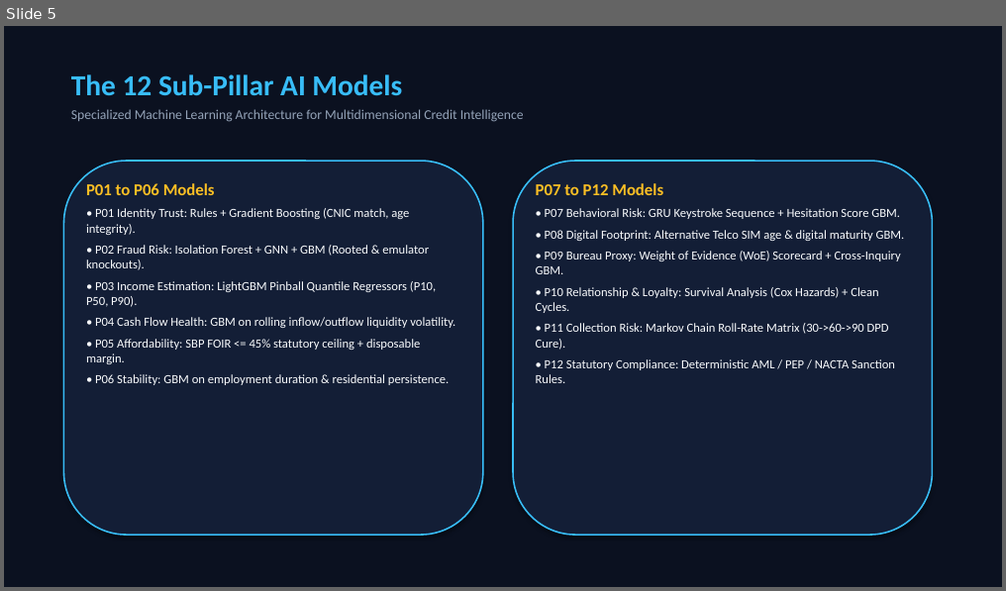
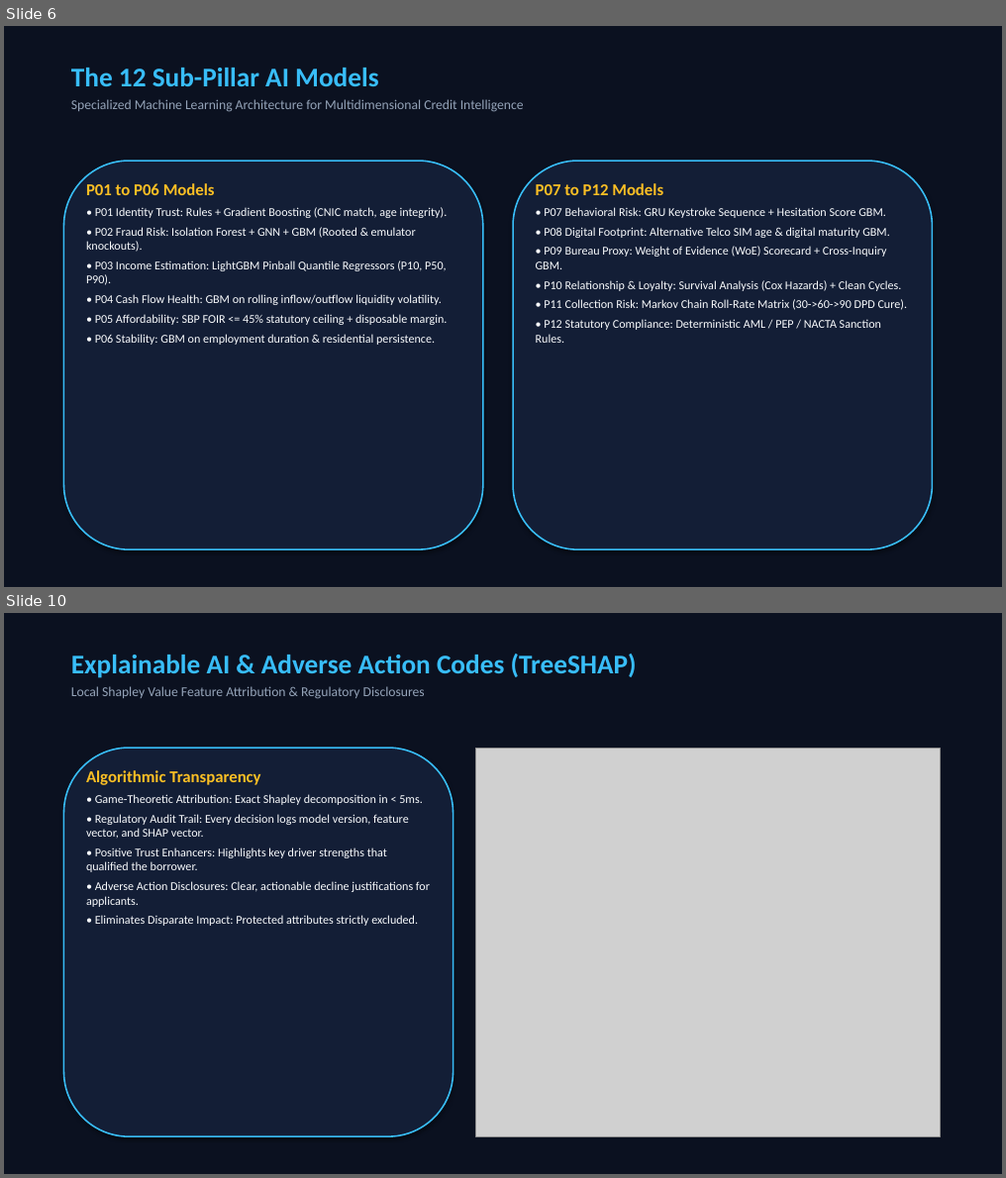
Before and after one commit to khayam1064/AI-CREDIT-SCORING, a slide deck: AI_Credit_Scoring_Conference_Master_Presentation.pptx. Shown one above the other, each under a label of ours: slide 5 before the commit, slides 6 and 10 after it; the slides between them are not shown. The pictures are 1006x591 and 1006x1178 pixels, drawn with LibreOffice and Linux fonts; fonts in the diff are those of the drawing; grey boxes stand for pictures. Boxes give left, top, right and bottom in pixels: in the first picture for what was removed or moved away, otherwise in the second. Text is boxed around its words. In the diff, an @@ line names an element or a change of style, - is before the commit and + after.

Commit message:
Enhance conference presentation with flow.png, ROC curve, grade distribution, IFRS 9, and SHAP charts

```diff
--- a/AI_Credit_Scoring_Conference_Master_Presentation.pptx
+++ b/AI_Credit_Scoring_Conference_Master_Presentation.pptx
@@ slide 10 added at [4,613,1002,1174], background #FFFFFF @@
@@ rectangle added at [4,613,1002,1174], fill #0B1120 @@
@@ text added at [71,654,637,699], 13 pt, text #94A3B8 @@
+Explainable AI & Adverse Action Codes (TreeSHAP)
+Local Shapley Value Feature Attribution & Regulatory Disclosures
@@ rounded rectangle added at [63,748,453,1137], fill #131E36, outline #38BDF8 1.5 pt @@
@@ picture added at [475,748,940,1137] @@
@@ text added at [86,770,430,926], 11.5 pt, text #F8FAFC @@
+Algorithmic Transparency
+• Game-Theoretic Attribution: Exact Shapley decomposition in < 5ms.
+• Regulatory Audit Trail: Every decision logs model version, feature vector, and SHAP vector.
+• Positive Trust Enhancers: Highlights key driver strengths that qualified the borrower.
+• Adverse Action Disclosures: Clear, actionable decline justifications for applicants.
+• Eliminates Disparate Impact: Protected attributes strictly excluded.
@@ what was slide 5 is now slide 6 @@
@@ slide 6 changed as well @@
@@ text "The 12 Sub-Pillar AI Models": place and size @@
-text "The 12 Sub-Pillar AI Models" at [71,75,524,122]
+text "The 12 Sub-Pillar AI Models" at [71,68,524,112]
@@ text at [71,68,378,86]: size 28 to 26 pt in "The 12 Sub-Pillar AI Models" @@
@@ rounded rectangle: place and size @@
-rounded rectangle at [63,161,483,535]
+rounded rectangle at [63,161,483,550]
@@ rounded rectangle: place and size @@
-rounded rectangle at [513,161,933,535]
+rounded rectangle at [513,161,933,550]
@@ text at [86,207,448,345]: size 12 to 11.5 pt; less space between paragraphs @@
@@ text at [536,207,908,343]: size 12 to 11.5 pt; less space between paragraphs @@
```
Also in this commit, not shown: 9 other slides changed, 3 other slides added, 2 slides removed, 4 other files.
